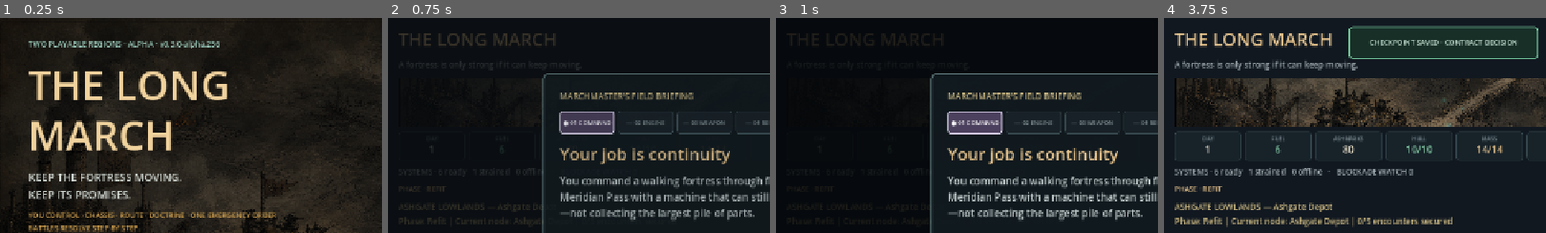
Above: before the commit, frames 1-4 (left to right).
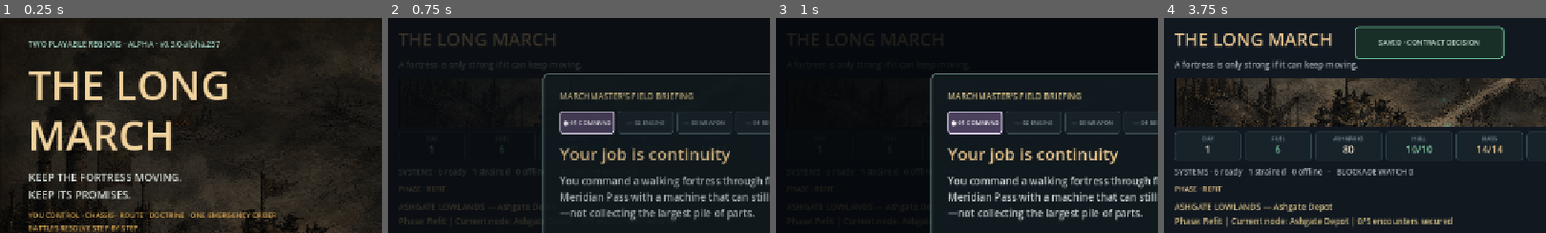
Above: after the commit, the same moments.

Repository: raphaelroshan/the-long-march
Game: Godot game, scene res://scenes/App.tscn
Two runs of this game, one before a commit and one after it. Both use one fixed random seed, a clock stepped at 60 frames per second and the inputs below.
Inputs:
- Up to frame 1 (0.25 s): no input
- Up to frame 2 (0.75 s): click "START ASHGATE · GUIDED FIRST …" at 0.5 s
- Up to frame 3 (1 s): no input
- Up to frame 4 (3.75 s): click "GO TO CONTRACT ↓" at 1.25 s; click "GO TO CONTRACT ↓" at 2 s; click "SKIP FOR THIS RUN" at 2.75 s; click "GUARD THE CONVOY MORROWLINE ·…" at 3.5 s
The pictures show only the part of the screen within x 1-51%, y 1-51%; the shares and areas given below are measured in that part.

The runs differ from the first frame. In frame 1, less than 0.1% of the frame differs, in the area x 56-58%, y 10-14%; in frame 2, nothing differs; in frame 3, nothing differs; in frame 4, 1.2%, in the area x 48-98%, y 3-20%.

Commit message:
fix: keep checkpoint toasts clear of pause
Reserve a compact header slot so autosave feedback cannot cover contextual Pause labels at large text.

Diff:
--- a/project.godot
+++ b/project.godot
@@ -4,7 +4,7 @@
 
 [application]
 config/name="The Long March"
-config/version="0.3.0-alpha.256"
+config/version="0.3.0-alpha.257"
 run/main_scene="res://scenes/App.tscn"
 config/features=PackedStringArray("4.4", "GL Compatibility")
 
--- a/src/ui/app.gd
+++ b/src/ui/app.gd
@@ -16,6 +16,8 @@
 const ONBOARDING_PATH := "user://the_long_march_onboarding_v1.complete"
 const PROGRESS_PATH := "user://the_long_march_progress.json"
 const PLAYTEST_JOURNAL_PATH := "user://the_long_march_playtest_journal.json"
+const CHECKPOINT_TOAST_WIDTH := 250.0
+const CHECKPOINT_TOAST_GAP := 12.0
 const CHECKPOINT_LABELS := {
 	"contract_answered": "Contract decision",
 	"route_started": "Route committed",
@@ -1206,8 +1208,9 @@
 	checkpoint_toast = PanelContainer.new()
 	checkpoint_toast.name = "CheckpointToast"
 	checkpoint_toast.set_anchors_preset(Control.PRESET_TOP_LEFT)
-	checkpoint_toast.position = Vector2(320, 22)
-	checkpoint_toast.size = Vector2(318, 54)
+	checkpoint_toast.position = Vector2(330, 22)
+	checkpoint_toast.custom_minimum_size = Vector2(CHECKPOINT_TOAST_WIDTH, 54)
+	checkpoint_toast.size = Vector2(CHECKPOINT_TOAST_WIDTH, 54)
 	checkpoint_toast.mouse_filter = Control.MOUSE_FILTER_IGNORE
 	checkpoint_toast.visible = false
 	checkpoint_toast.add_theme_stylebox_override("panel", _flat_style(Color("#173027f2"), Color("#76c99d"), 2, 6, 10))
@@ -2094,7 +2097,8 @@
 func _show_checkpoint_toast(reason: String) -> void:
 	if checkpoint_toast_tween != null and checkpoint_toast_tween.is_valid():
 		checkpoint_toast_tween.kill()
-	checkpoint_toast_label.text = "CHECKPOINT SAVED · %s" % _checkpoint_label(reason).to_upper()
+	checkpoint_toast_label.text = "SAVED · %s" % _checkpoint_label(reason).to_upper()
+	_position_checkpoint_toast()
 	checkpoint_toast.modulate = Color.WHITE
 	checkpoint_toast.visible = true
 	interface_audio.play_notice()
@@ -2103,6 +2107,15 @@
 	if not reduced_motion:
 		checkpoint_toast_tween.tween_property(checkpoint_toast, "modulate", Color(1.0, 1.0, 1.0, 0.0), 0.25)
 	checkpoint_toast_tween.tween_callback(func() -> void: checkpoint_toast.visible = false)
+
+func _position_checkpoint_toast() -> void:
+	checkpoint_toast.size = Vector2(CHECKPOINT_TOAST_WIDTH, 54)
+	var toast_x := 330.0
+	if game_view != null:
+		var stage_pause_button = game_view.get("pause_button") as Control
+		if stage_pause_button != null and stage_pause_button.is_visible_in_tree():
+			toast_x = minf(toast_x, maxf(24.0, stage_pause_button.get_global_rect().position.x - checkpoint_toast.size.x - CHECKPOINT_TOAST_GAP))
+	checkpoint_toast.position = Vector2(toast_x, 22)
 
 func _dismiss_checkpoint_toast() -> void:
 	if checkpoint_toast_tween != null and checkpoint_toast_tween.is_valid():
--- a/tests/test_app_shell.gd
+++ b/tests/test_app_shell.gd
@@ -392,14 +392,26 @@
 	app.resume_button.pressed.emit()
 	await process_frame
 	_expect(app.game_view.contract_decline_button.has_focus(), "resuming should restore the stage control that had focus")
+	app.text_scale_percent = 110
+	app._apply_text_scale()
+	await process_frame
 	app.game_view.contract_decline_button.pressed.emit()
 	await process_frame
 	_expect(FileAccess.file_exists(ProjectSettings.globalize_path(SAVE_PATH)), "confirming the first campaign decision should create an automatic checkpoint")
 	_expect(app.last_checkpoint_reason == "contract_answered", "the application should report the latest automatic checkpoint reason")
-	_expect(app.checkpoint_toast.visible and app.checkpoint_toast_label.text.contains("CONTRACT DECISION"), "a successful automatic checkpoint should produce a brief player-facing notice")
-	_expect(not app.checkpoint_toast.get_global_rect().intersects(app.game_view.pause_button.get_global_rect()), "checkpoint notices should not cover the persistent stage pause control")
+	_expect(app.checkpoint_toast.visible and app.checkpoint_toast_label.text == "SAVED · CONTRACT DECISION", "a successful automatic checkpoint should produce a compact player-facing notice")
+	app.game_view.campaign_map.button_for("rill_crossing").pressed.emit()
+	await process_frame
+	_expect(app.game_view.pause_button.text.contains("ROUTE REVIEW"), "the toast-clearance regression should exercise the widest contextual Pause label")
+	var toast_rect: Rect2 = app.checkpoint_toast.get_global_rect()
+	var stage_pause_rect: Rect2 = app.game_view.pause_button.get_global_rect()
+	_expect(not toast_rect.intersects(stage_pause_rect) and toast_rect.end.x <= stage_pause_rect.position.x - 8.0, "checkpoint notices should retain a visible gap before the persistent Pause control at 110% text")
+	app.game_view.campaign_cancel_button.pressed.emit()
+	await process_frame
 	app._show_pause()
 	_expect(not app.checkpoint_toast.visible, "opening the pause menu should dismiss transient checkpoint notices")
+	app.text_scale_percent = 100
+	app._apply_text_scale()
 	_expect(app.title_button.text == "RETURN TO TITLE" and app.pause_save_status_label.text.begins_with("Current decision saved"), "the pause menu should recognize a current automatic checkpoint")
 	_expect(app.pause_order_button.text == "GO TO ROUTES", "Pause should update its order return when the contract opens the road map")
 	_expect(app.restart_button.has_theme_stylebox_override("normal") and not app.title_button.has_theme_stylebox_override("normal"), "pause should distinguish destructive restart from a safely checkpointed title return")
--- a/tools/ci_manifest.json
+++ b/tools/ci_manifest.json
@@ -1,7 +1,7 @@
 {
   "slug": "the-long-march",
   "display_name": "The Long March",
-  "prototype_version": "0.3.0-alpha.256",
+  "prototype_version": "0.3.0-alpha.257",
   "playtest_ready": true,
   "godot_test": "res://tests/test_fortress_state.gd",
   "primary_repo": "raphaelroshan/the-long-march",
Not shown, changed: export_presets.cfg
Not shown, changed: README.md
Not shown, added: design/checkpoint_toast_clearance.md
Not shown, changed: docs/agent_feeding_guide.md
Not shown, changed: docs/agent_handoff_roadmap.md
Not shown, changed: docs/decision_log.md
Not shown, changed: docs/internal_test_release.md
Not shown, changed: docs/playtest_guide.md
